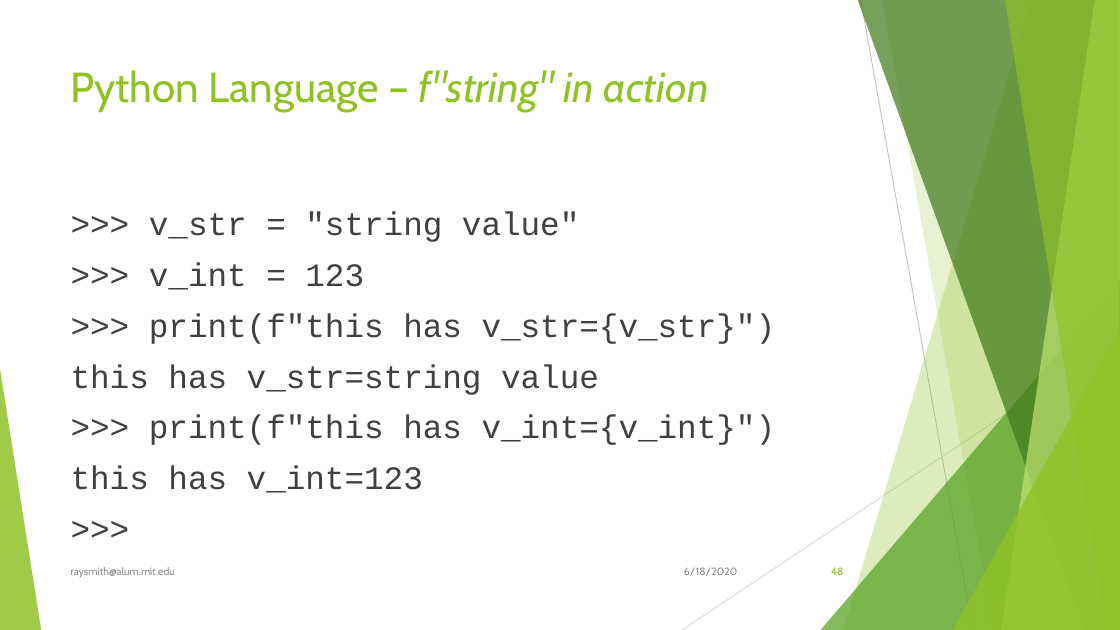
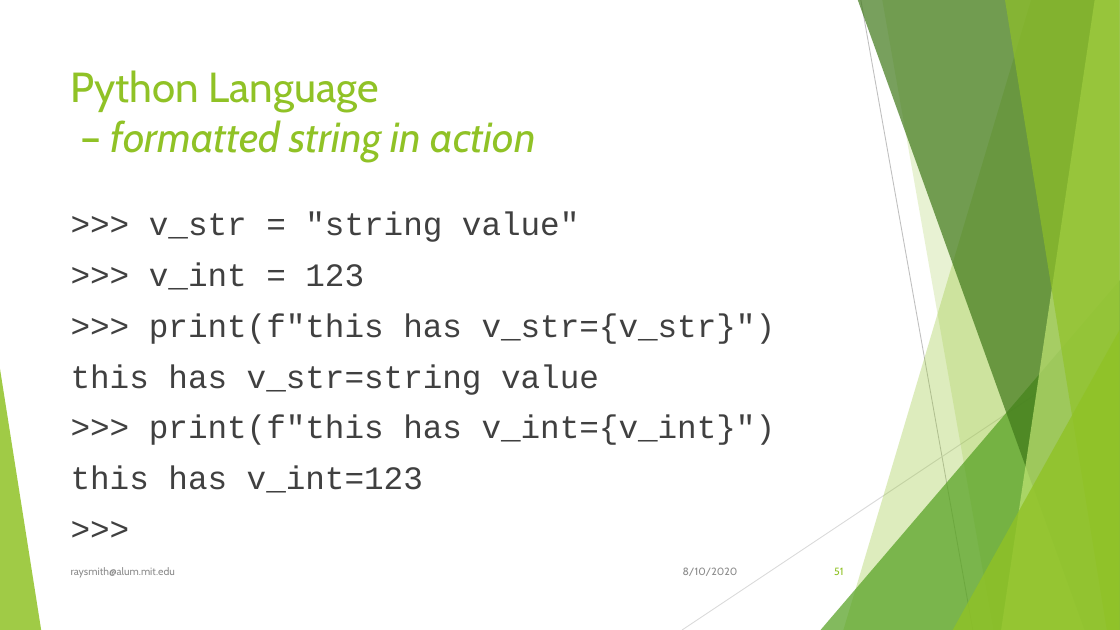
Before and after one commit to raysmith619/Introduction-To-Programming, a slide deck: slide 51 of Docs/Introduction to Proramming Using Python.pptx (slide 48 before the commit). Drawn at 1120x630 pixels with LibreOffice and Linux fonts; fonts in the diff are those of the drawing. Boxes give left, top, right and bottom in pixels: in the first picture for what was removed or moved away, otherwise in the second. Text is boxed around its words. In the diff, an @@ line names an element or a change of style, - is before the commit and + after.

```diff
--- a/Docs/Introduction to Proramming Using Python.pptx
+++ b/Docs/Introduction to Proramming Using Python.pptx
@@ title at (x1=71, y1=70, x2=536, y2=162): text changed @@
-Python Language – f"string" in action
+Python Language
+– formatted string in action
@@ text at (x1=683, y1=567, x2=738, y2=576): text changed @@
-6/18/2020
+8/10/2020
@@ page number at (x1=834, y1=567, x2=843, y2=575): text changed @@
-48
+51
```
Also in this commit, not shown: 104 other slides changed, 4 slides added, 1 other file.
